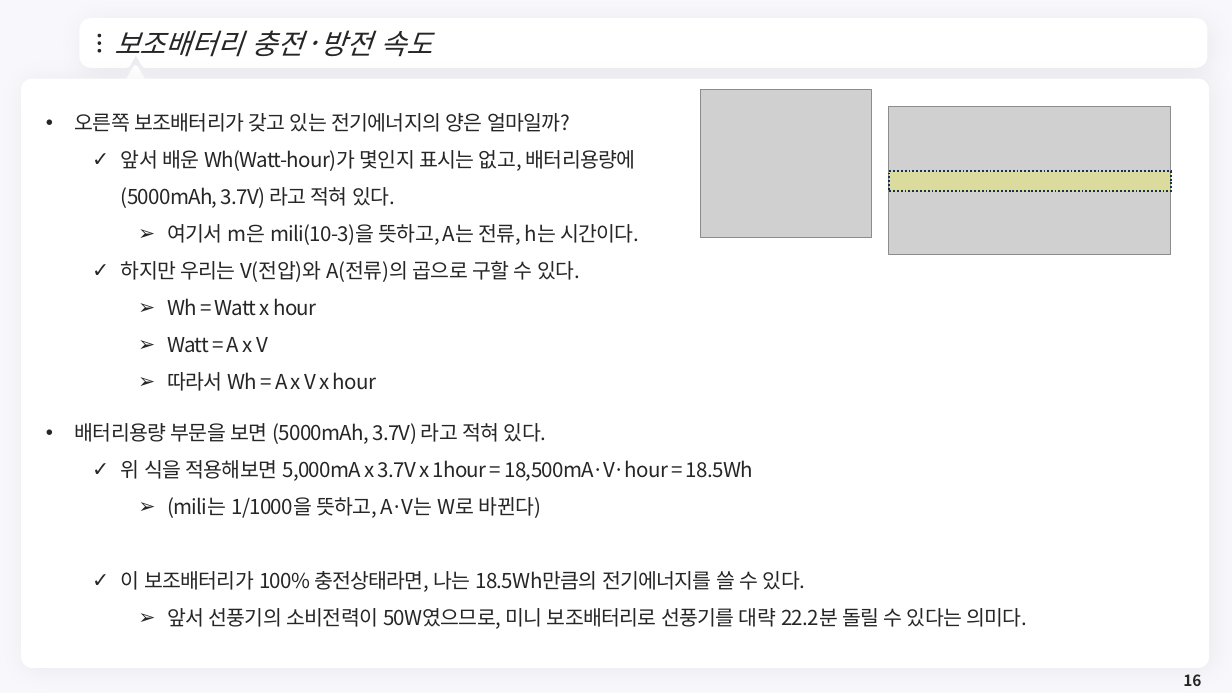
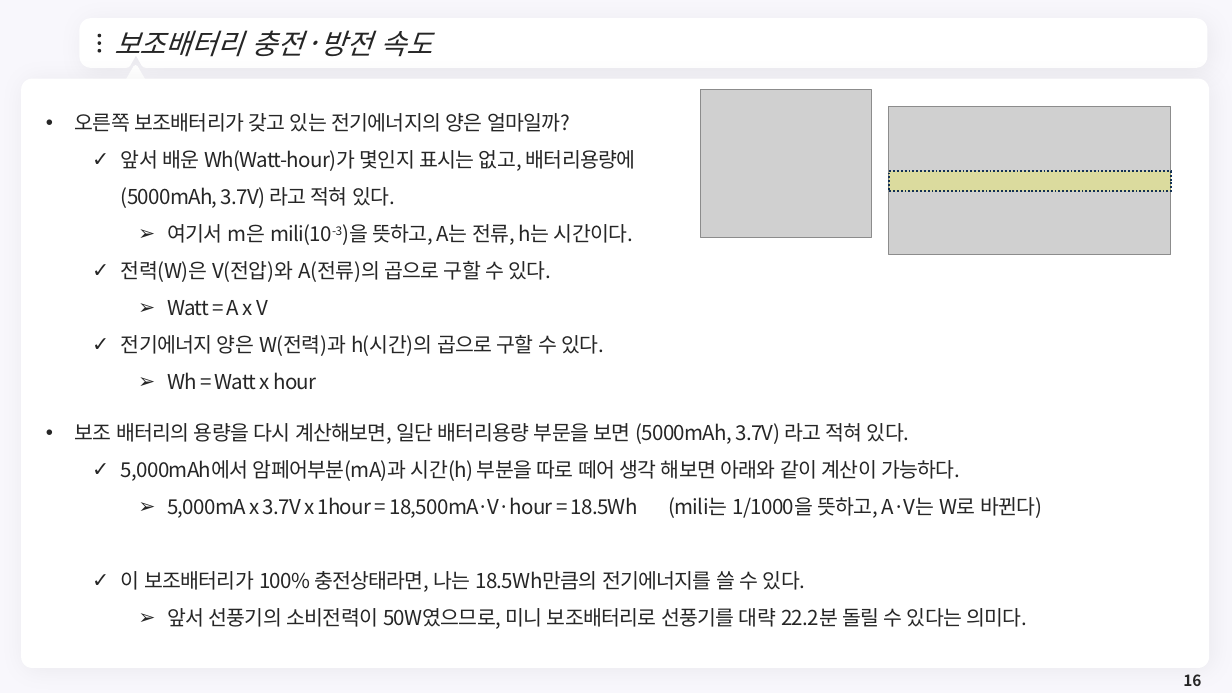
Before and after one commit to meandthey/Teaching, a slide deck: slide 16 of 에너지경제학/자원에너지경제학_Chapter_1.pptx. Drawn at 1232x693 pixels with LibreOffice and Linux fonts; fonts in the diff are those of the drawing; grey boxes stand for pictures; background and template pictures are left out. Boxes give left, top, right and bottom in pixels: in the first picture for what was removed or moved away, otherwise in the second. Text is boxed around its words. In the diff, an @@ line names an element or a change of style, - is before the commit and + after.

```diff
--- a/에너지경제학/자원에너지경제학_Chapter_1.pptx
+++ b/에너지경제학/자원에너지경제학_Chapter_1.pptx
@@ text at [167, 224, 633, 245]: now superscript in "mili(10-3)을" @@
@@ text at [121, 261, 604, 356]: text changed @@
-  ✓ 하지만 우리는 V(전압)와 A(전류)의 곱으로 구할 수 있다.
+  ✓ 전력(W)은 V(전압)와 A(전류)의 곱으로 구할 수 있다.
+    ➢ Watt = A x V
+  ✓ 전기에너지 양은 W(전력)과 h(시간)의 곱으로 구할 수 있다.
@@ text at [167, 337, 376, 391]: paragraphs removed @@
-    ➢ Watt = A x V
-    ➢ 따라서 Wh = A x V x hour
@@ text at [75, 423, 1042, 518]: text changed @@
-• 배터리용량 부문을 보면 (5000mAh, 3.7V) 라고 적혀 있다.
-  ✓ 위 식을 적용해보면 5,000mA x 3.7V x 1hour = 18,500mA·V·hour = 18.5Wh
-    ➢ (mili는 1/1000을 뜻하고, A·V는 W로 바뀐다)
+• 보조 배터리의 용량을 다시 계산해보면, 일단 배터리용량 부문을 보면 (5000mAh, 3.7V) 라고 적혀 있다.
+  ✓ 5,000mAh에서 암페어부분(mA)과 시간(h) 부분을 따로 떼어 생각 해보면 아래와 같이 계산이 가능하다.
+    ➢ 5,000mA x 3.7V x 1hour = 18,500mA·V·hour = 18.5Wh (mili는 1/1000을 뜻하고, A·V는 W로 바뀐다)
```
Also in this commit, not shown: 6 other slides changed, 4 slides added.
